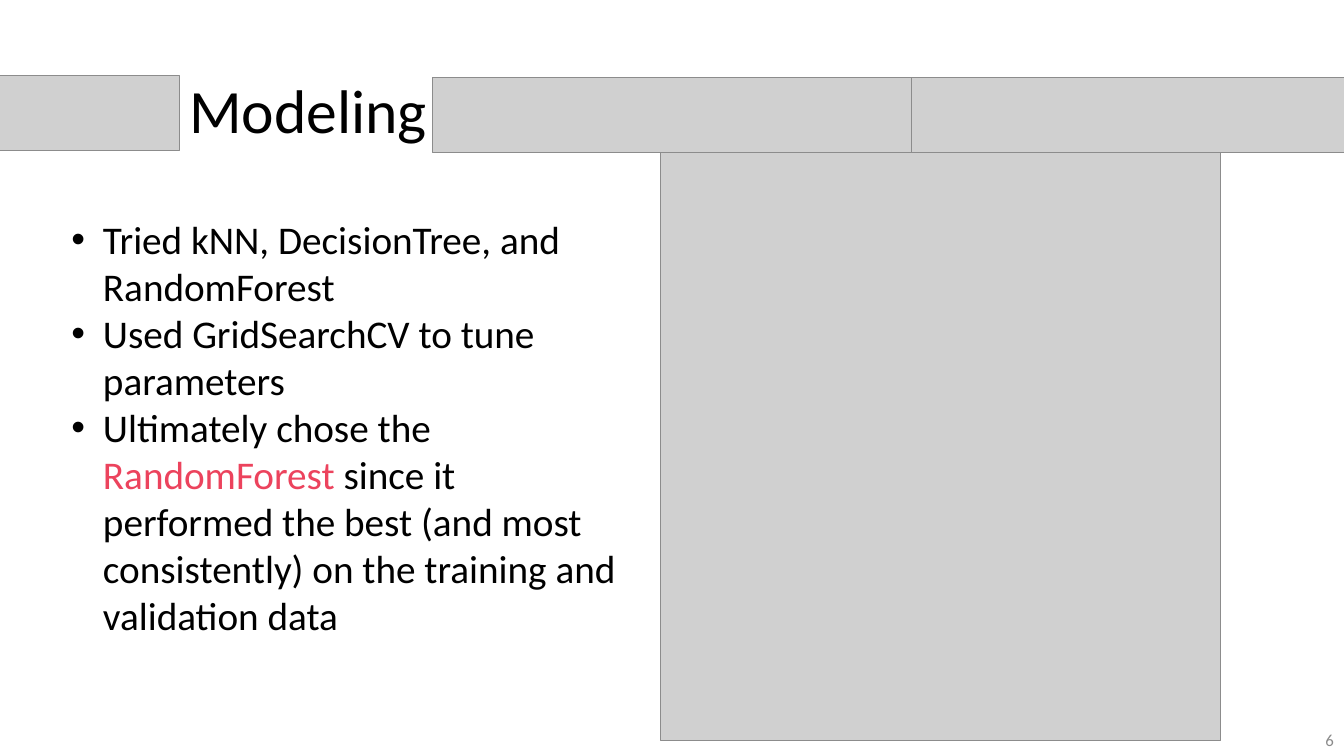
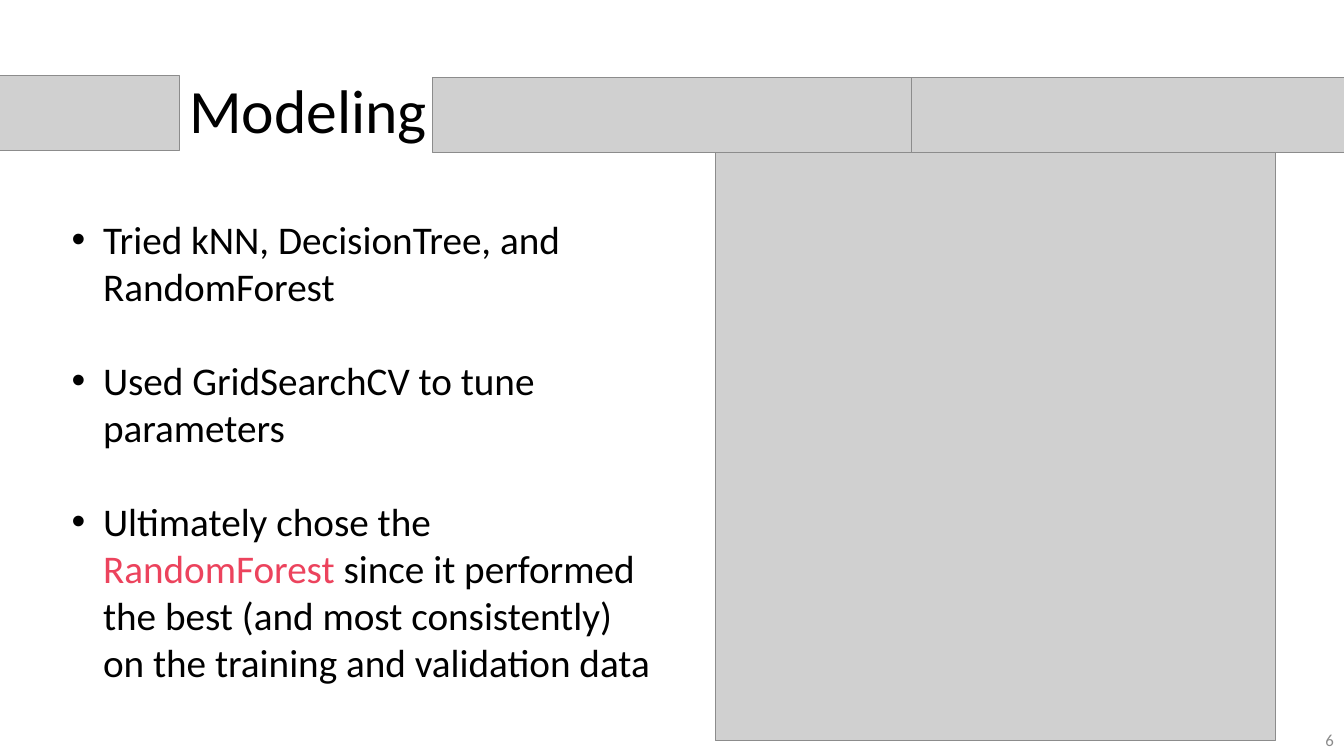
Before and after one commit to nkinnaird/GeneticVariantClassification, a slide deck: slide 6 of Presentation/GeneticVariantClassificationPres.pptx. Drawn at 1344x756 pixels with LibreOffice and Linux fonts; fonts in the diff are those of the drawing; grey boxes stand for pictures. Boxes give left, top, right and bottom in pixels: in the first picture for what was removed or moved away, otherwise in the second. Text is boxed around its words. In the diff, an @@ line names an element or a change of style, - is before the commit and + after.

```diff
--- a/Presentation/GeneticVariantClassificationPres.pptx
+++ b/Presentation/GeneticVariantClassificationPres.pptx
@@ picture moved from (x1=661, y1=137, x2=1222, y2=741) to (x1=716, y1=137, x2=1276, y2=741) @@
@@ text "Tried kNN, DecisionTree, and RandomForest" rewrapped from (x1=103, y1=226, x2=616, y2=631) to (x1=103, y1=226, x2=649, y2=684) @@
```
Also in this commit, not shown: 9 other slides changed, 4 slides added, 4 slides removed, 1 other file.
